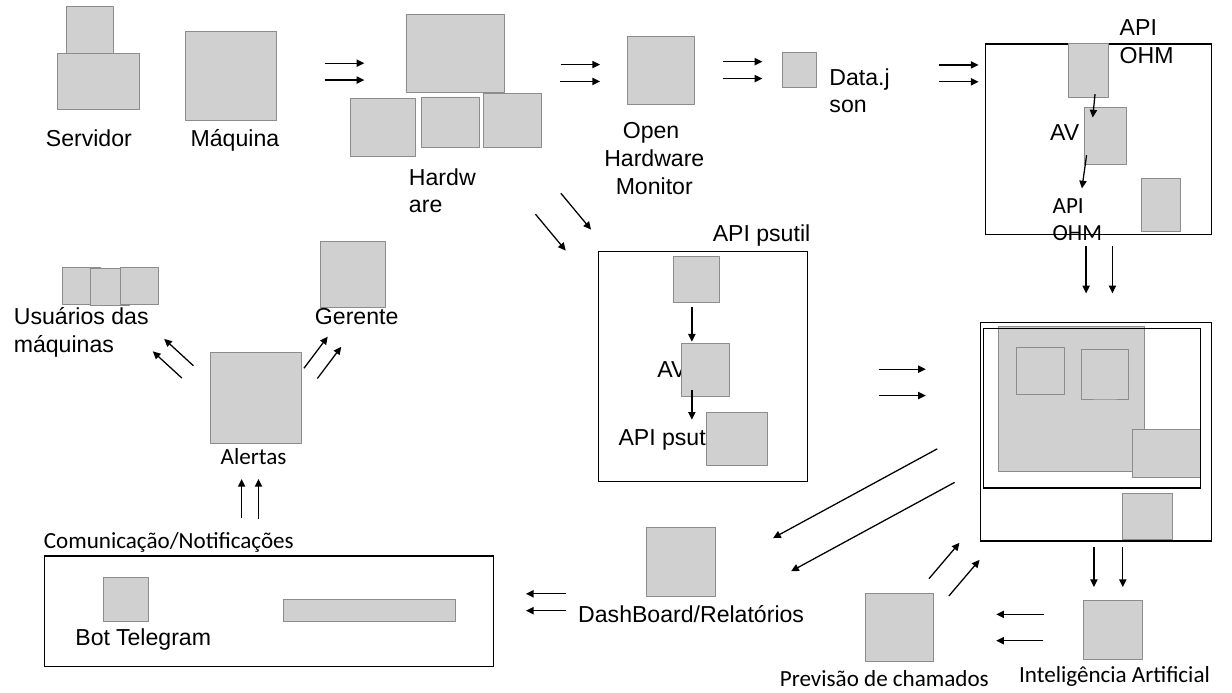
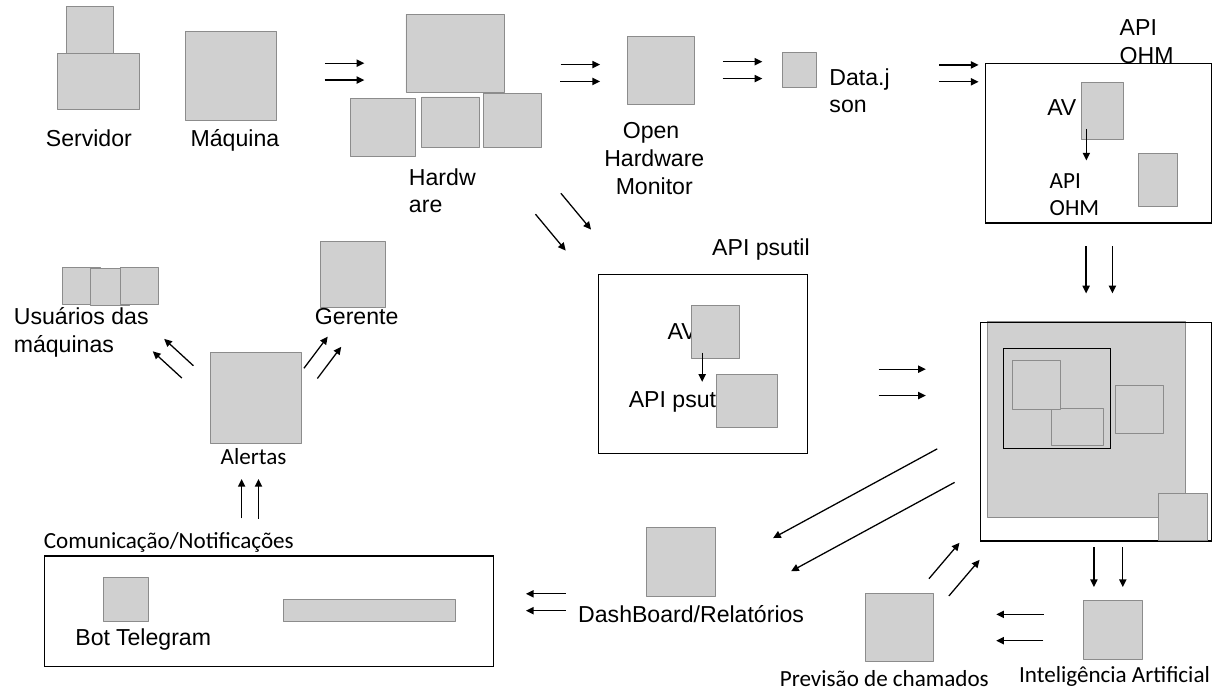
Before and after one commit to BandTec/grupo-10-ccoa-20201, a slide deck: slide 1 of MONITORAMENTO/Documentação/PPTs/Diagrama_solucao.pptx. Drawn at 1232x693 pixels with LibreOffice and Linux fonts; fonts in the diff are those of the drawing; grey boxes stand for pictures. Boxes give left, top, right and bottom in pixels: in the first picture for what was removed or moved away, otherwise in the second. Text is boxed around its words. In the diff, an @@ line names an element or a change of style, - is before the commit and + after.

Commit message:
slide

```diff
--- a/MONITORAMENTO/Documentação/PPTs/Diagrama_solucao.pptx
+++ b/MONITORAMENTO/Documentação/PPTs/Diagrama_solucao.pptx
@@ picture removed at (x1=1068, y1=43, x2=1109, y2=97) @@
@@ rectangle resized from (x1=986, y1=44, x2=1212, y2=235) to (x1=986, y1=63, x2=1212, y2=223) @@
@@ 2 pictures, 1 text moved together from (x1=1050, y1=107, x2=1181, y2=231) to (x1=1047, y1=82, x2=1177, y2=206) @@
@@ arrow removed from (1095, 94) to (1093, 117) @@
@@ arrow moved from (1087, 155) - (1082, 189) to (1087, 129) - (1087, 161) @@
@@ text "API OHM" rewrapped from (x1=1053, y1=198, x2=1102, y2=247) to (x1=1050, y1=173, x2=1099, y2=215) @@
@@ text "API psutil" moved from (x1=713, y1=224, x2=810, y2=246) to (x1=712, y1=238, x2=810, y2=260) @@
@@ picture removed at (x1=673, y1=256, x2=719, y2=302) @@
@@ rectangle resized from (x1=599, y1=251, x2=808, y2=482) to (x1=599, y1=274, x2=808, y2=454) @@
@@ arrow removed from (692, 307) to (692, 342) @@
@@ picture resized from (x1=999, y1=327, x2=1145, y2=471) to (x1=987, y1=322, x2=1185, y2=518) @@
@@ 2 pictures, 2 texts, 1 arrow moved together from (x1=619, y1=344, x2=767, y2=466) to (x1=629, y1=306, x2=777, y2=427) @@
@@ rectangle resized from (x1=983, y1=328, x2=1201, y2=488) to (x1=1004, y1=348, x2=1111, y2=449) @@
@@ picture moved from (x1=1082, y1=349, x2=1129, y2=398) to (x1=1013, y1=360, x2=1060, y2=410) @@
@@ picture moved from (x1=1017, y1=348, x2=1065, y2=395) to (x1=1116, y1=386, x2=1164, y2=433) @@
@@ picture resized from (x1=1133, y1=430, x2=1202, y2=478) to (x1=1053, y1=409, x2=1104, y2=446) @@
@@ picture moved from (x1=1123, y1=494, x2=1173, y2=540) to (x1=1158, y1=494, x2=1208, y2=540) @@
```
Also in this commit, not shown: 1 other file.
